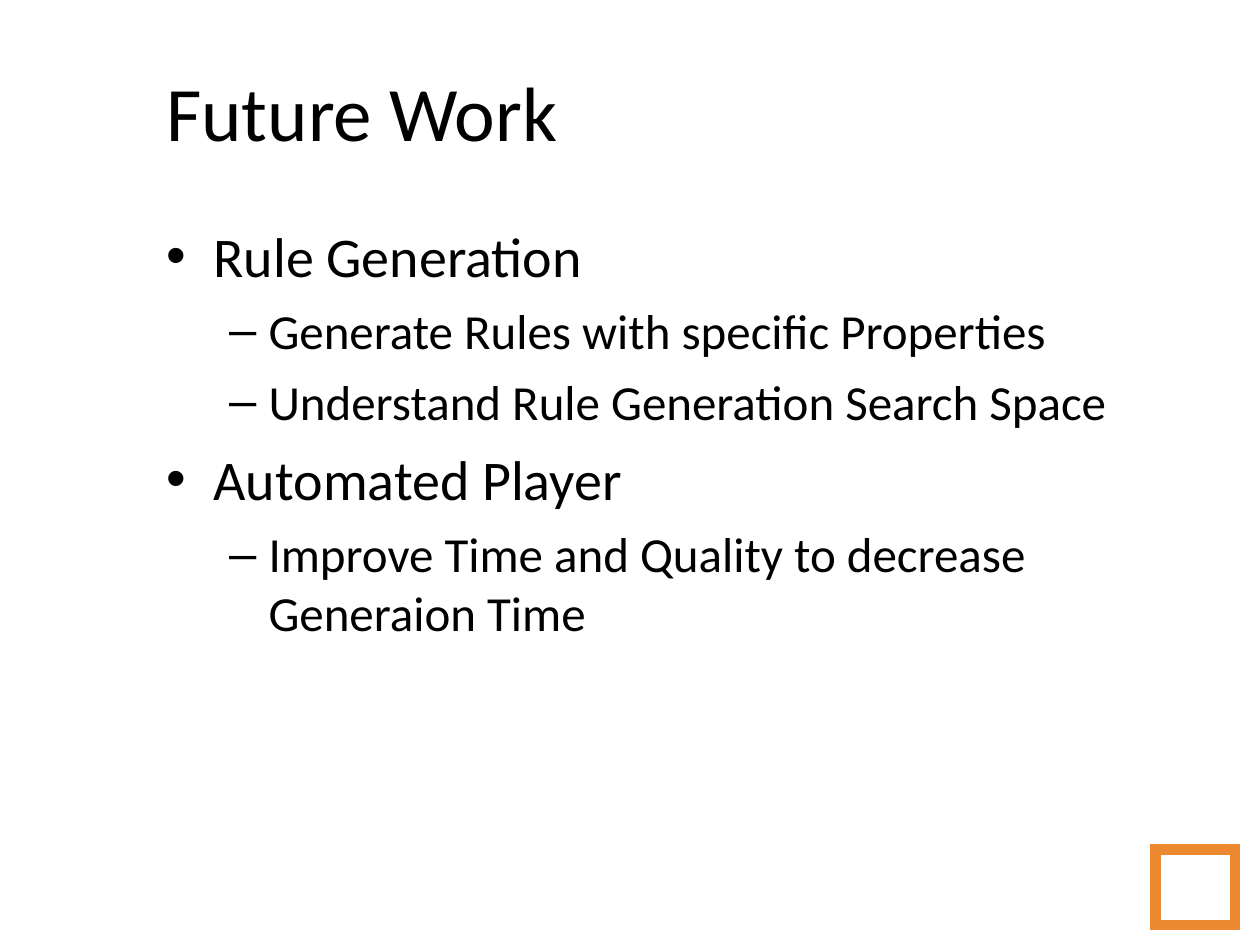
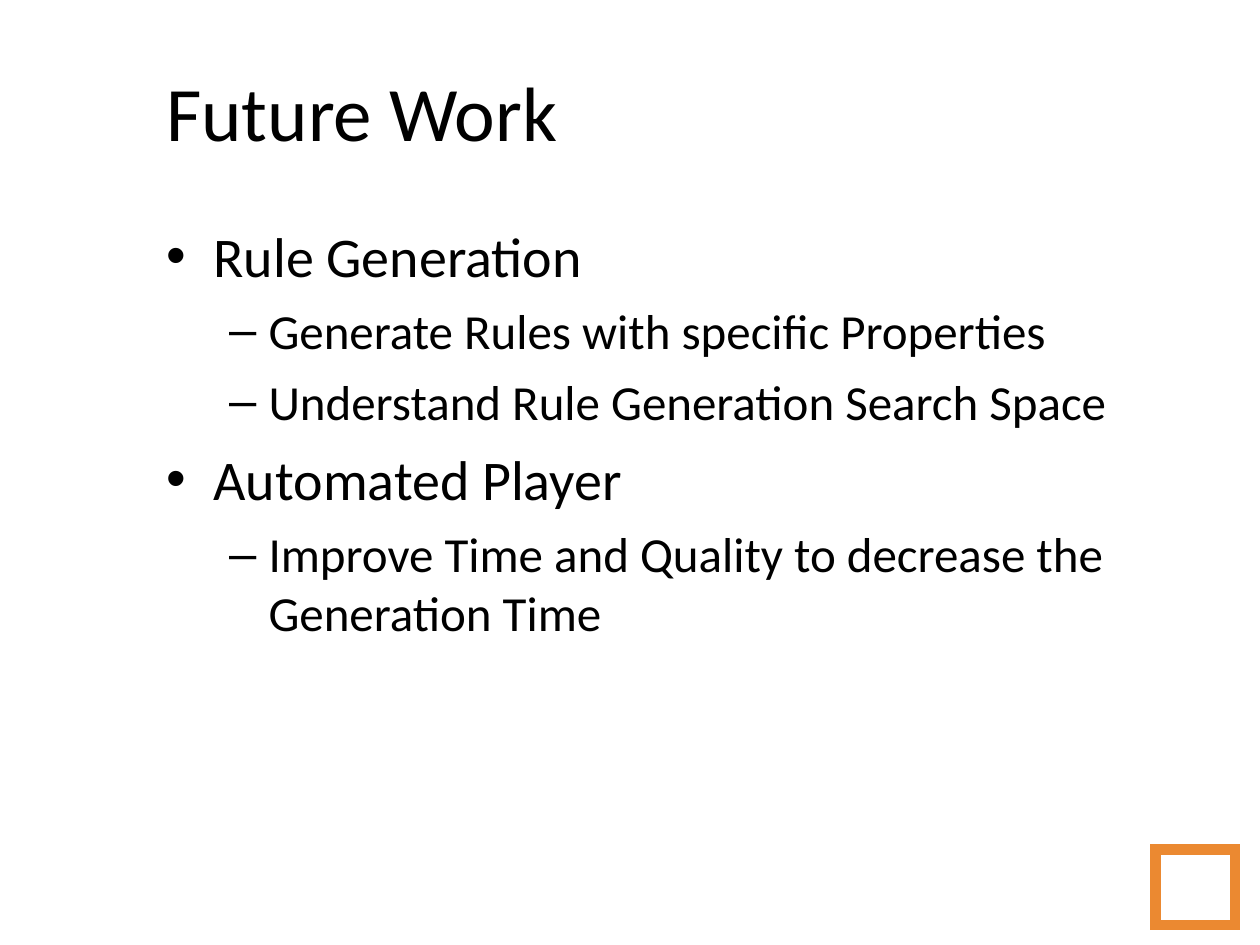
Before and after one commit to amidos2006/Automatic-Game-Script-Generation, a slide deck: slide 108 of Presentation/Automatic Game Script Generation.ppt. Drawn at 1260x945 pixels with LibreOffice and Linux fonts; fonts in the diff are those of the drawing; background and template pictures are left out. Boxes give left, top, right and bottom in pixels: in the first picture for what was removed or moved away, otherwise in the second. Text is boxed around its words. In the diff, an @@ line names an element or a change of style, - is before the commit and + after.

```diff
--- a/Presentation/Automatic Game Script Generation.ppt
+++ b/Presentation/Automatic Game Script Generation.ppt
@@ text at (x1=269, y1=538, x2=1102, y2=632): text changed @@
-  – Improve Time and Quality to decrease Generaion Time
+  – Improve Time and Quality to decrease the Generation Time
```
Also in this commit, not shown: 2 other slides changed, 25 other files.
